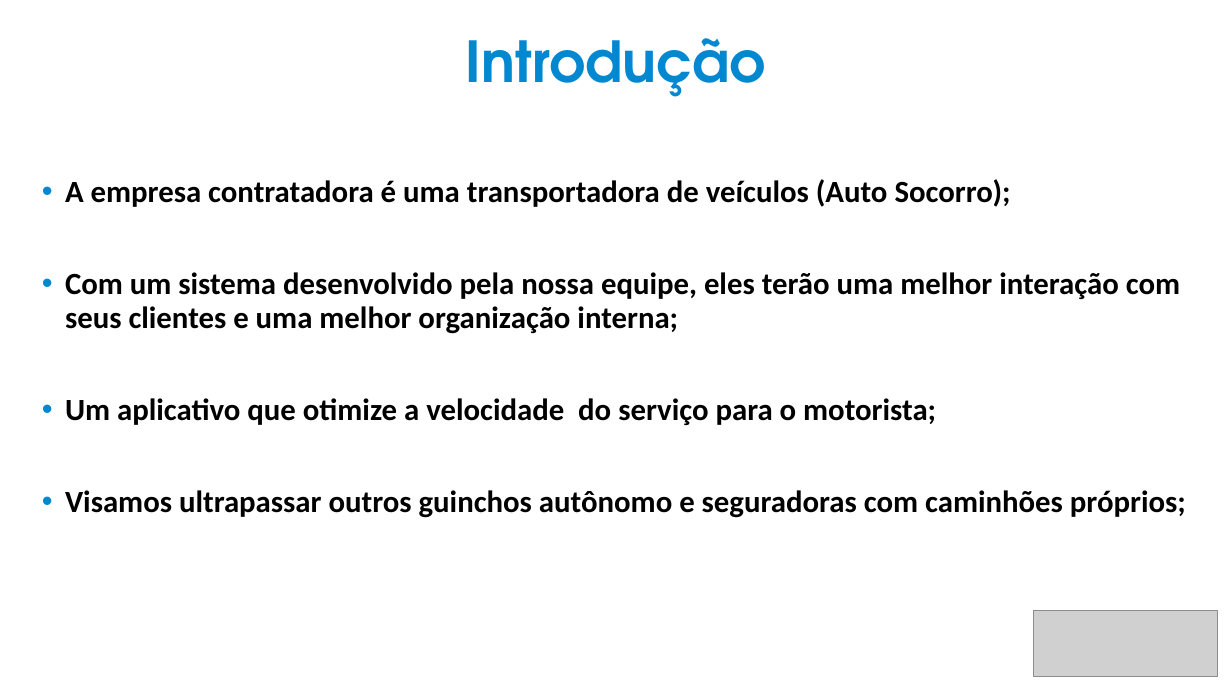
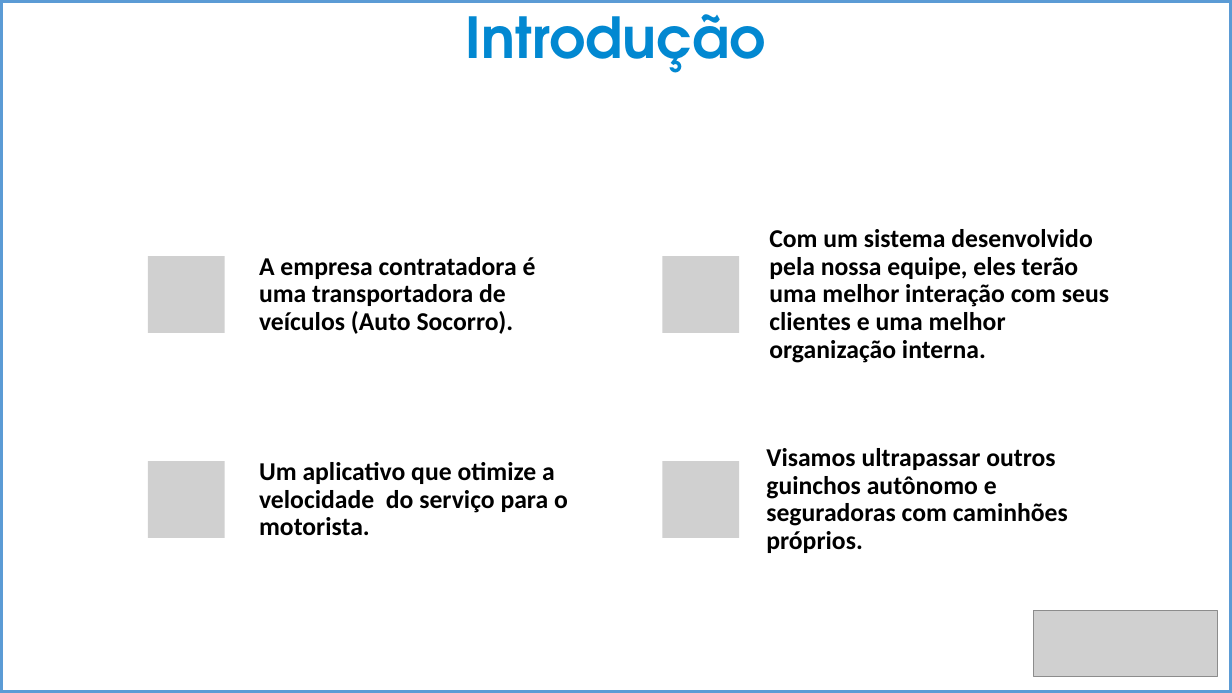
Before and after one commit to tcc-grupo-e/TCC, a slide deck: slide 2 of TCC.pptx. Drawn at 1232x693 pixels with LibreOffice and Linux fonts; fonts in the diff are those of the drawing; grey boxes stand for pictures. Boxes give left, top, right and bottom in pixels: in the first picture for what was removed or moved away, otherwise in the second. Text is boxed around its words. In the diff, an @@ line names an element or a change of style, - is before the commit and + after.

```diff
--- a/TCC.pptx
+++ b/TCC.pptx
@@ text "Introdução" rewrapped from (465,38,765,97) to (466,0,766,73) @@
@@ rectangle added at (0,0,1232,693), outline #5B9BD5 4.5 pt @@
@@ text removed at (65,179,1186,518) @@
-• A empresa contratadora é uma transportadora de veículos (Auto Socorro);
-• Com um sistema desenvolvido pela nossa equipe, eles terão uma melhor interação com seus clientes e uma melhor organização interna;
-• Um aplicativo que otimize a velocidade do serviço para o motorista;
-• Visamos ultrapassar outros guinchos autônomo e seguradoras com caminhões próprios;
@@ group added at (98,228,1109,566): 4 ellipses, 4 pictures, 4 texts @@
+A empresa contratadora é uma transportadora de veículos (Auto Socorro).
+Com um sistema desenvolvido pela nossa equipe, eles terão uma melhor interação com seus clientes e uma melhor organização interna.
+Um aplicativo que otimize a velocidade do serviço para o motorista.
+Visamos ultrapassar outros guinchos autônomo e seguradoras com caminhões próprios.
```
Also in this commit, not shown: 11 other slides changed, 9 slides added, 2 slides removed.
